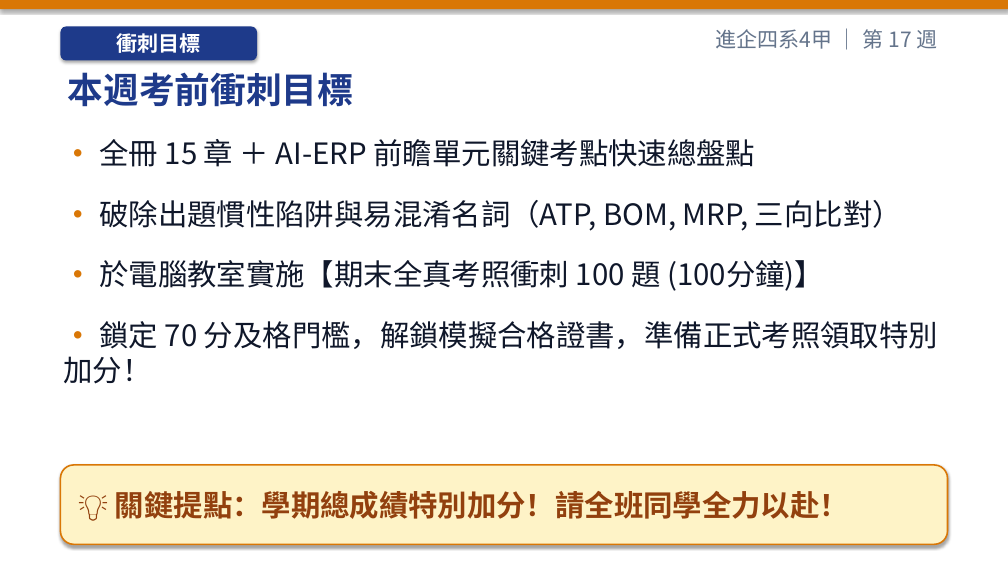
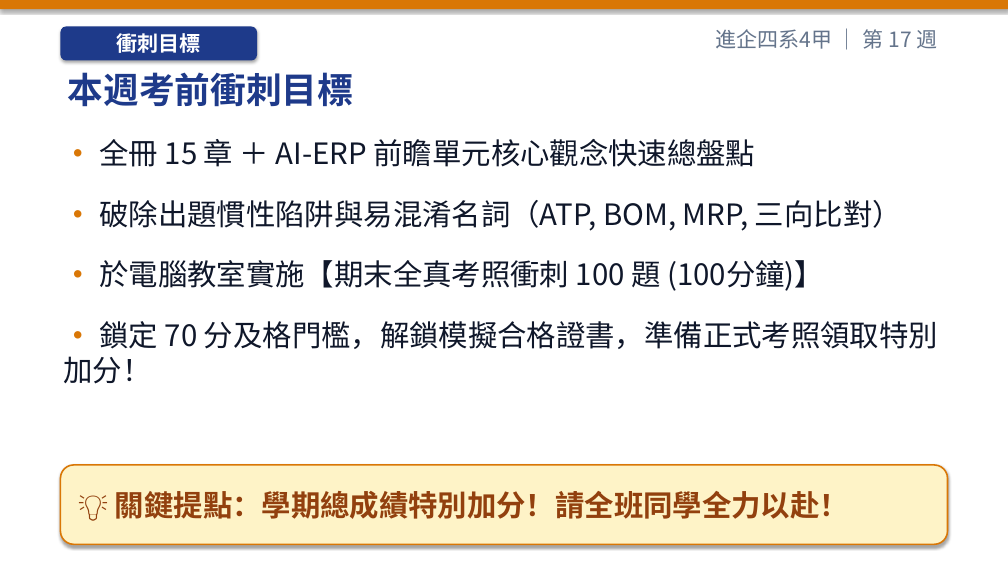
Before and after one commit to h12s12bs/vnu-enterprise-resource-planning, a slide deck: slide 2 of 01_每週教學簡報_PPT/ERP_第17週_ERP_專業考前總衝刺與全真模擬測驗.pptx. Drawn at 1008x567 pixels with LibreOffice and Linux fonts; fonts in the diff are those of the drawing. Boxes give left, top, right and bottom in pixels: in the first picture for what was removed or moved away, otherwise in the second. Text is boxed around its words. In the diff, an @@ line names an element or a change of style, - is before the commit and + after.

```diff
--- a/01_每週教學簡報_PPT/ERP_第17週_ERP_專業考前總衝刺與全真模擬測驗.pptx
+++ b/01_每週教學簡報_PPT/ERP_第17週_ERP_專業考前總衝刺與全真模擬測驗.pptx
@@ text at [100, 139, 756, 167]: text changed @@
-• 全冊 15 章 ＋ AI-ERP 前瞻單元關鍵考點快速總盤點
+• 全冊 15 章 ＋ AI-ERP 前瞻單元核心觀念快速總盤點
```
Also in this commit, not shown: 1 other slide changed, 26 other files.
